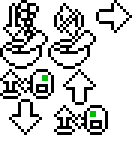
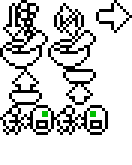
Layers edited between the first and the second (132, 165) image:
added layer "new" above "hud_mortar_crushing.png" over [0, 21, 96, 135]
hid "hud_mortar_crushing.png" over [0, 21, 96, 135]
